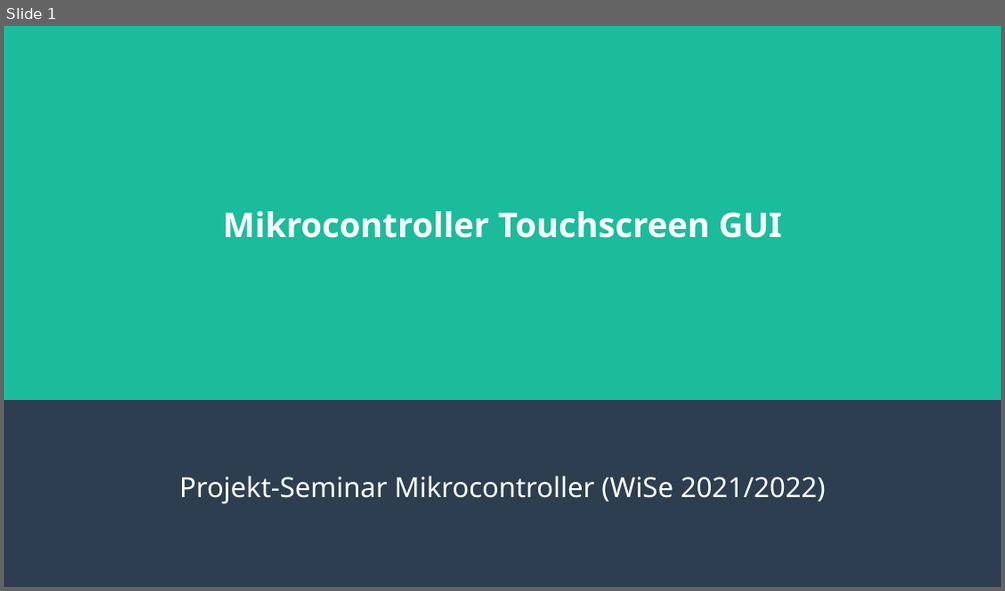
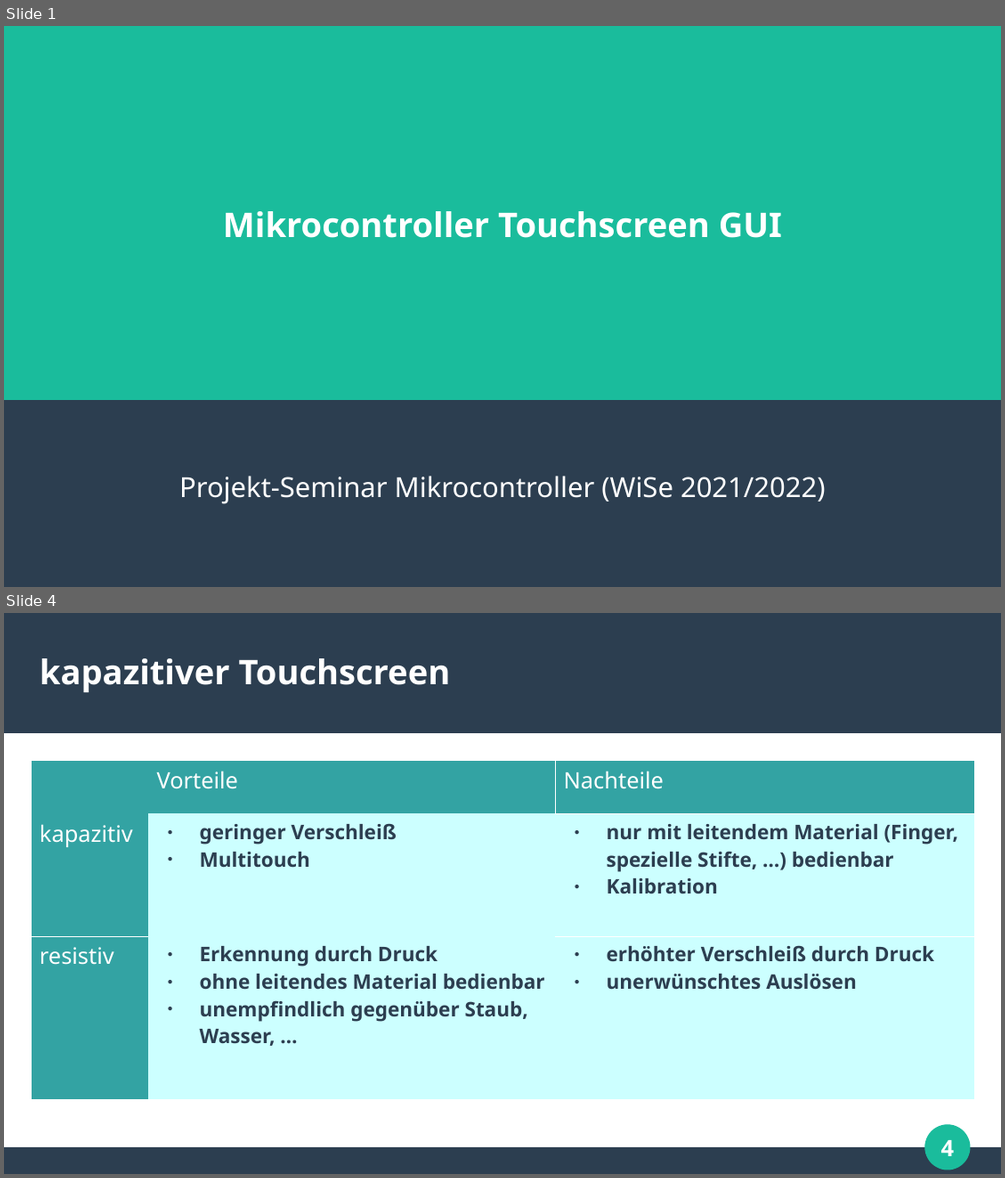
Before and after one commit to tim-ludwig/STM32-Touchscreen, a slide deck: Projektarbeit/Vortrag.odp. Shown one above the other, each under a label of ours: slide 1 before the commit, slides 1 and 4 after it; the slides between them are not shown. The pictures are 1005x591 and 1005x1178 pixels, drawn with LibreOffice and Linux fonts; fonts in the diff are those of the drawing. Boxes give left, top, right and bottom in pixels: in the first picture for what was removed or moved away, otherwise in the second. Text is boxed around its words. In the diff, an @@ line names an element or a change of style, - is before the commit and + after.

```diff
--- a/Projektarbeit/Vortrag.odp
+++ b/Projektarbeit/Vortrag.odp
@@ slide 4 added at (4,613,1001,1174), background #FFFFFF @@
@@ rectangle added at (4,613,1001,733), fill #2C3E50 @@
@@ title added at (40,658,451,692), 27 pt, text #FFFFFF, bold @@
+kapazitiver Touchscreen
@@ table added at (31,761,976,1100), 3 rows, 3 columns @@
+ | Vorteile | Nachteile
+kapazitiv | geringer Verschleiß / Multitouch | nur mit leitendem Material (Finger, spezielle Stifte, …) bedienbar / Kalibration
+resistiv | Erkennung durch Druck / ohne leitendes Material bedienbar / unempfindlich gegenüber Staub, Wasser, … | erhöhter Verschleiß durch Druck / unerwünschtes Auslösen
@@ ellipse added at (926,1125,970,1169), fill #1ABC9C, outline #1ABC9C 0.85 pt @@
@@ page number added at (941,1140,955,1156), 18 pt, text #FFFFFF, bold @@
+4
@@ rectangle added at (4,1148,1001,1174), fill #2C3E50 @@
```
Also in this commit, not shown: 1 slide changed, 4 other slides added.
